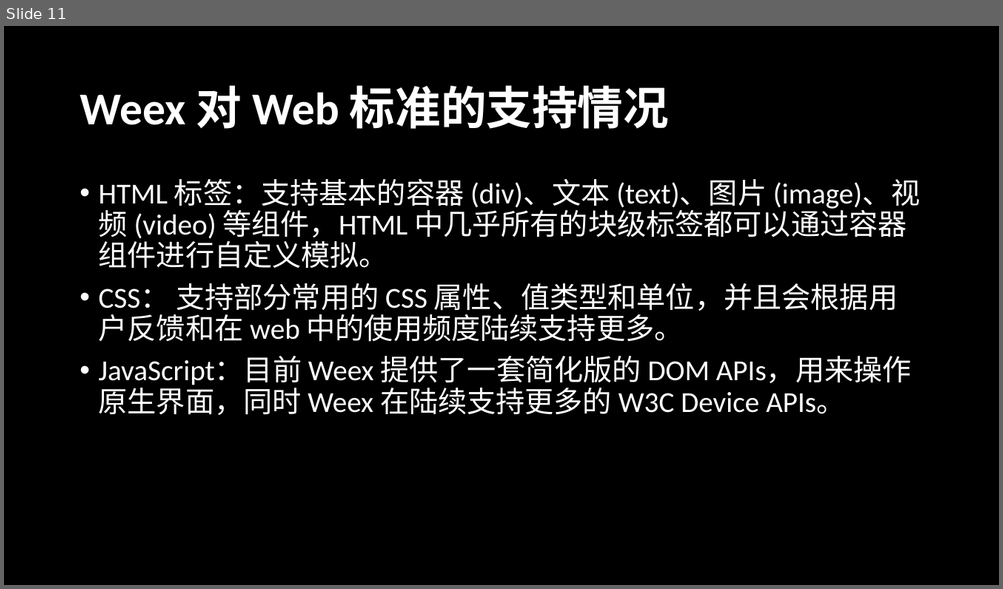
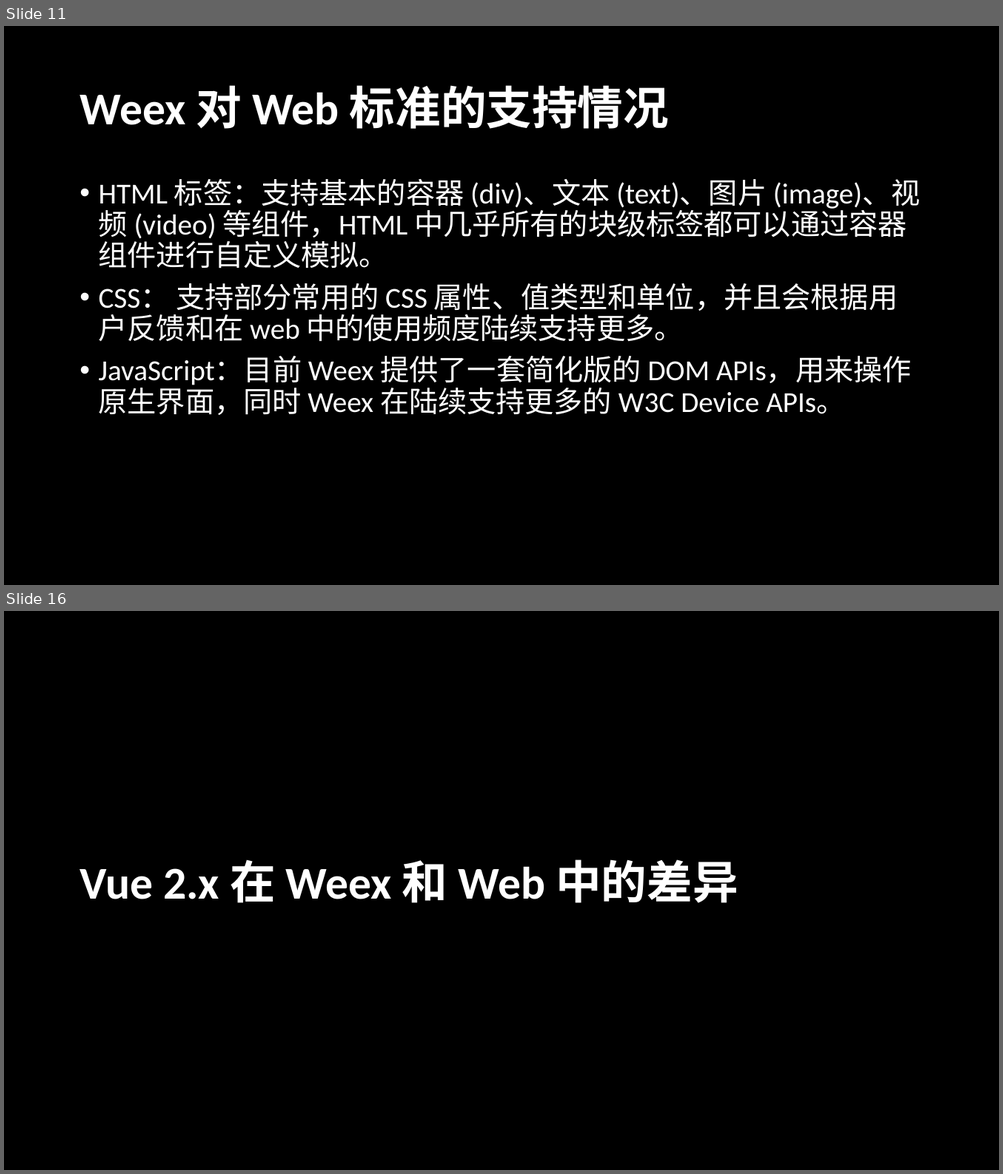
Before and after one commit to radiofly19841018/demo-weex, a slide deck: ppt/演示文稿1.pptx. Shown one above the other, each under a label of ours: slide 11 before the commit, slides 11 and 16 after it; the slides between them are not shown. The pictures are 1003x589 and 1003x1174 pixels, drawn with LibreOffice and Linux fonts; fonts in the diff are those of the drawing. Boxes give left, top, right and bottom in pixels: in the first picture for what was removed or moved away, otherwise in the second. Text is boxed around its words. In the diff, an @@ line names an element or a change of style, - is before the commit and + after.

```diff
--- a/ppt/演示文稿1.pptx
+++ b/ppt/演示文稿1.pptx
@@ slide 16 added at <box>4,611,999,1170</box>, background #000000 @@
@@ title added at <box>79,860,737,903</box>, 44 pt, text #FFFFFF, bold @@
+Vue 2.x 在 Weex 和 Web 中的差异
```
Also in this commit, not shown: 3 slides changed, 4 other slides added.
